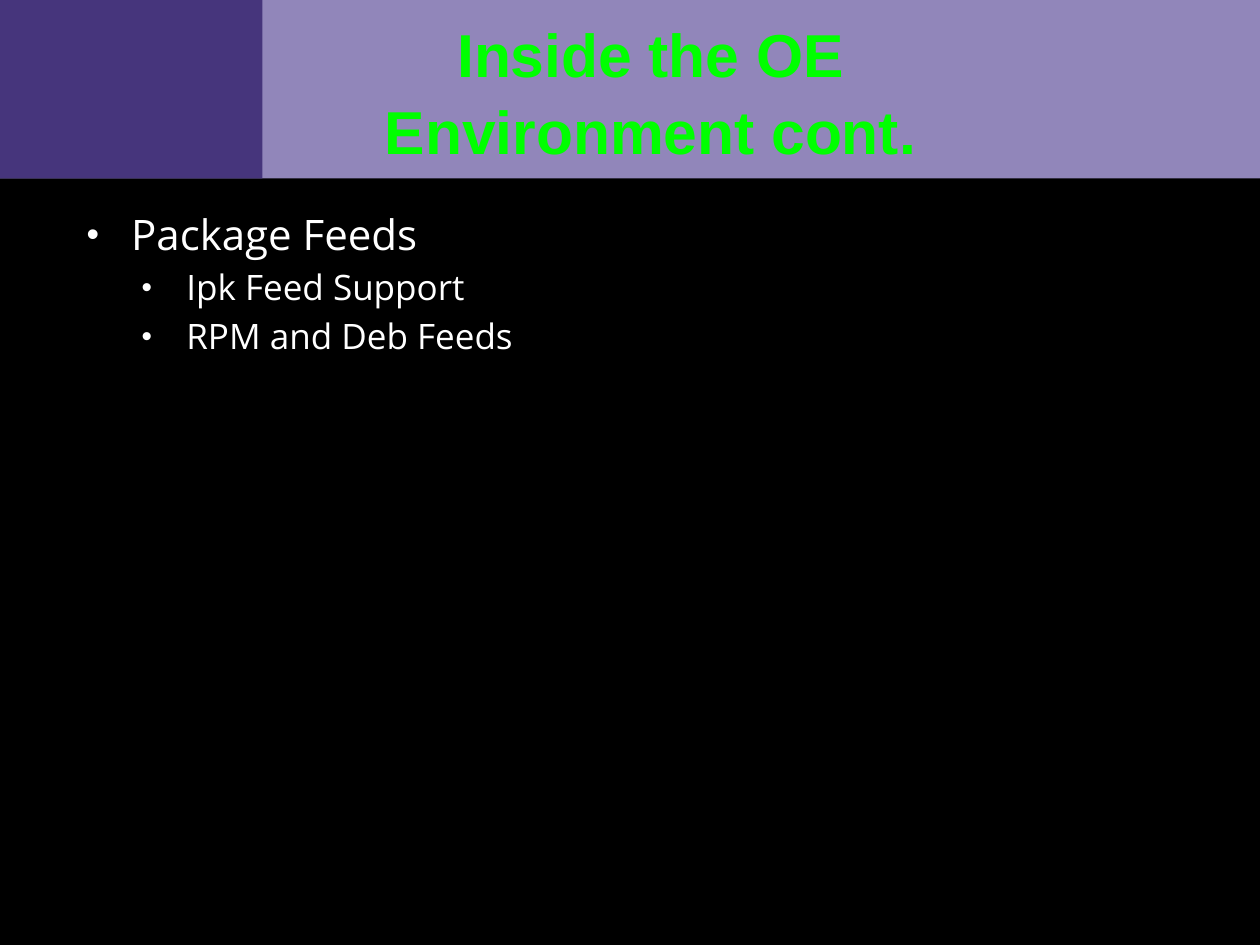
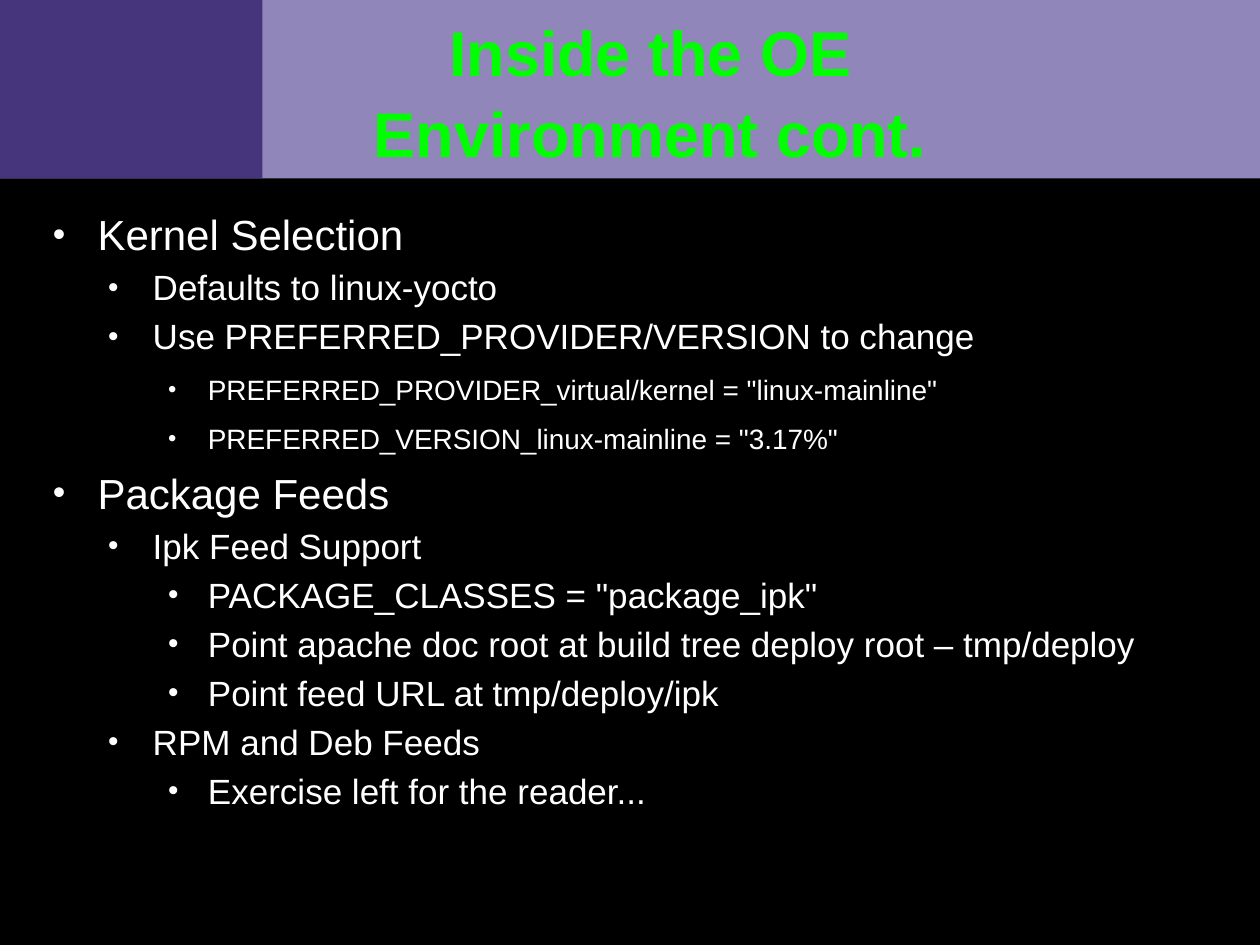
Before and after one commit to VCTLabs/scale13x-presentations, a slide deck: slide 5 of yocto_scale_handout.odp. Drawn at 1260x945 pixels with LibreOffice and Linux fonts; fonts in the diff are those of the drawing; background and template pictures are left out. Boxes give left, top, right and bottom in pixels: in the first picture for what was removed or moved away, otherwise in the second. Text is boxed around its words. In the diff, an @@ line names an element or a change of style, - is before the commit and + after.

```diff
--- a/yocto_scale_handout.odp
+++ b/yocto_scale_handout.odp
@@ title "Inside the OE Environment cont." at (374, 30, 926, 158): size 34.6 to 36 pt @@
@@ text added at (98, 219, 1134, 805), 20 pt, text #FFFFFF @@
+• Kernel Selection
+  • Defaults to linux-yocto
+  • Use PREFERRED_PROVIDER/VERSION to change
+    • PREFERRED_PROVIDER_virtual/kernel = "linux-mainline"
+    • PREFERRED_VERSION_linux-mainline = "3.17%"
+• Package Feeds
+  • Ipk Feed Support
+    • PACKAGE_CLASSES = "package_ipk"
+    • Point apache doc root at build tree deploy root – tmp/deploy
+    • Point feed URL at tmp/deploy/ipk
+  • RPM and Deb Feeds
+    • Exercise left for the reader...
@@ text removed at (131, 218, 513, 350) @@
-• Package Feeds
-  • Ipk Feed Support
-  • RPM and Deb Feeds
```
Also in this commit, not shown: 10 other slides changed.
